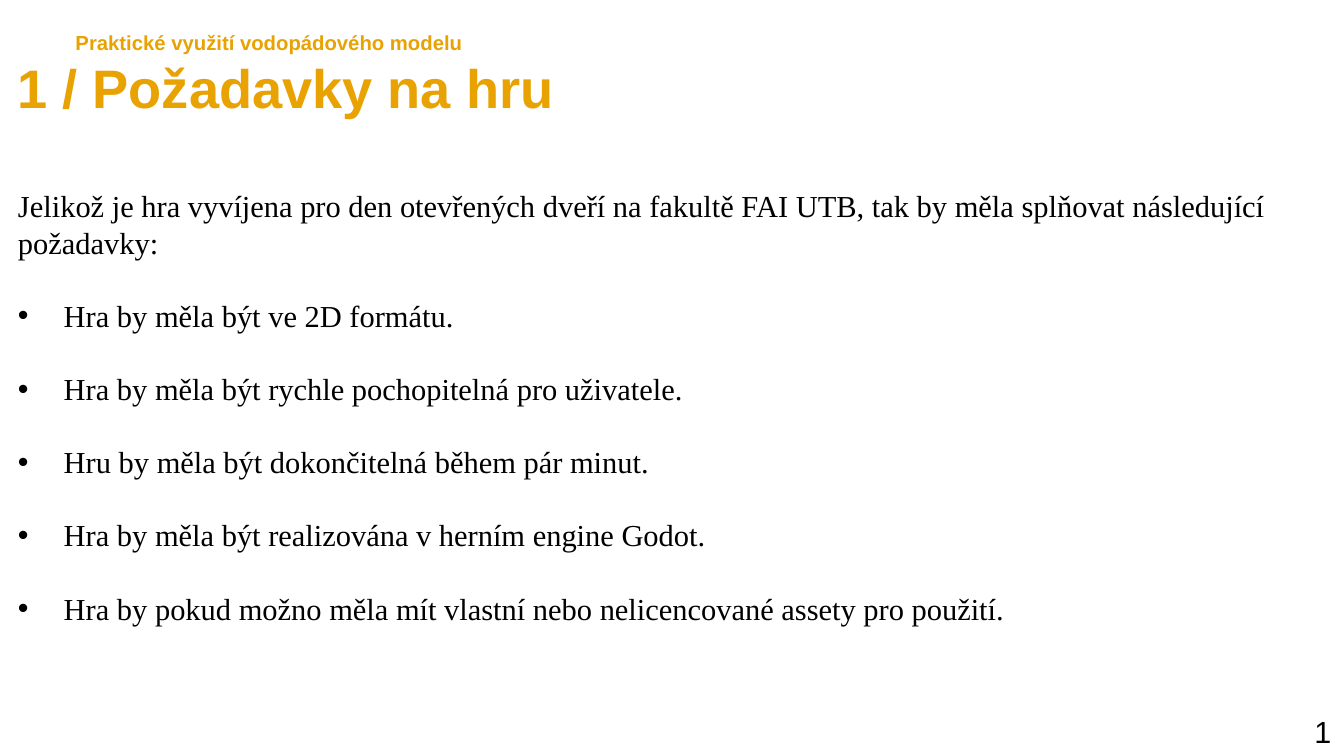
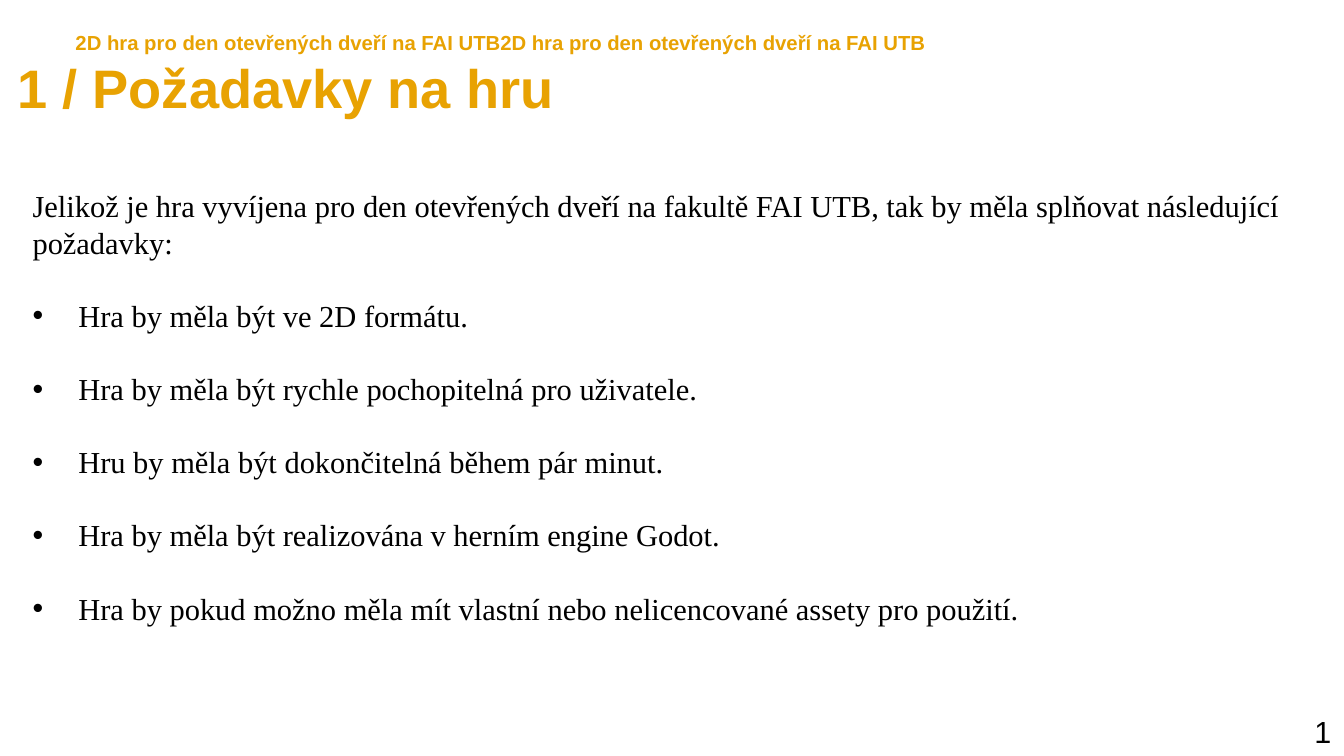
Before and after one commit to marecekroman/GregGame, a slide deck: slide 3 of Gregs Game.pptx. Drawn at 1344x756 pixels with LibreOffice and Linux fonts; fonts in the diff are those of the drawing. Boxes give left, top, right and bottom in pixels: in the first picture for what was removed or moved away, otherwise in the second. Text is boxed around its words. In the diff, an @@ line names an element or a change of style, - is before the commit and + after.

```diff
--- a/Gregs Game.pptx
+++ b/Gregs Game.pptx
@@ text at (75, 35, 925, 55): text changed @@
-Praktické využití vodopádového modelu
+2D hra pro den otevřených dveří na FAI UTB2D hra pro den otevřených dveří na FAI UTB
@@ text "Jelikož je hra vyvíjena pro ...": place and size @@
-text "Jelikož je hra vyvíjena pro ..." at (18, 195, 1264, 626)
+text "Jelikož je hra vyvíjena pro ..." at (33, 195, 1279, 626)
```
Also in this commit, not shown: 8 other slides changed, 5 slides added, 4 slides removed, 3 other files.
